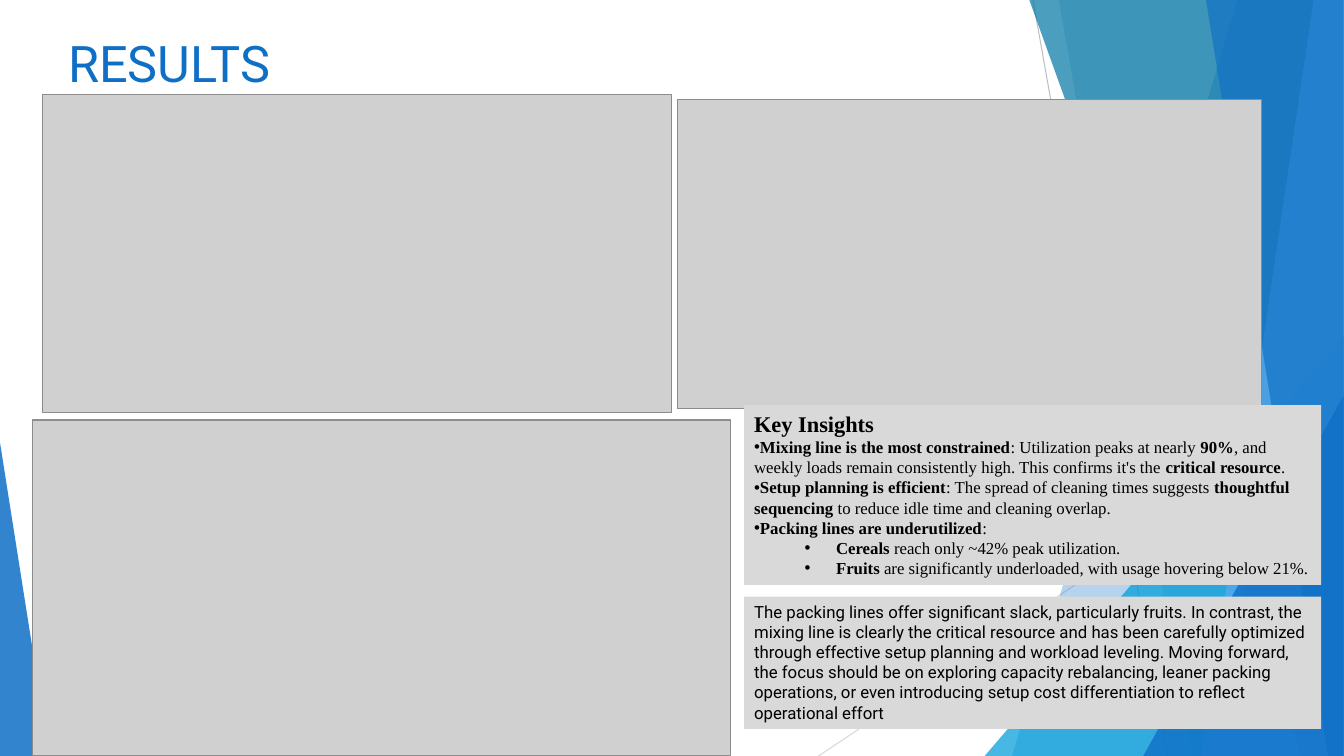
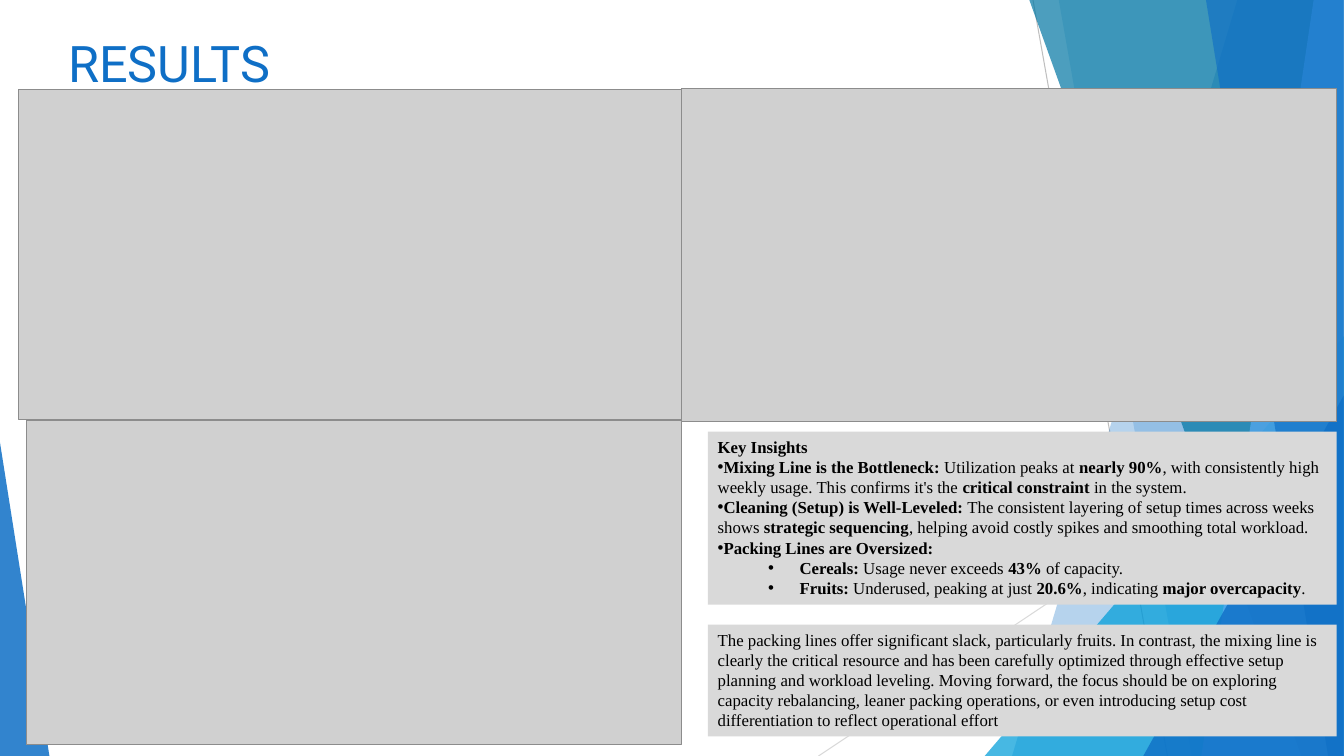
Before and after one commit to Mathildekrafft2001/Exercises-SP-25, a slide deck: slide 7 of PPS/week_5/Lab5.pptx. Drawn at 1344x756 pixels with LibreOffice and Linux fonts; fonts in the diff are those of the drawing; grey boxes stand for pictures. Boxes give left, top, right and bottom in pixels: in the first picture for what was removed or moved away, otherwise in the second. Text is boxed around its words. In the diff, an @@ line names an element or a change of style, - is before the commit and + after.

```diff
--- a/PPS/week_5/Lab5.pptx
+++ b/PPS/week_5/Lab5.pptx
@@ picture resized from (x1=678, y1=100, x2=1262, y2=409) to (x1=682, y1=89, x2=1337, y2=422) @@
@@ picture resized from (x1=42, y1=95, x2=673, y2=412) to (x1=18, y1=90, x2=682, y2=419) @@
@@ picture resized from (x1=32, y1=420, x2=731, y2=756) to (x1=26, y1=420, x2=682, y2=745) @@
@@ rectangle "Key Insights" resized from (x1=744, y1=405, x2=1321, y2=585) to (x1=708, y1=432, x2=1337, y2=605) @@
@@ text in rectangle at (x1=718, y1=441, x2=808, y2=457): size 16 to 12 pt in "Key Insights" @@
@@ text in rectangle at (x1=718, y1=461, x2=1319, y2=598): text changed @@
-• Mixing line is the most constrained: Utilization peaks at nearly 90%, and weekly loads remain consistently high. This confirms it's the critical resource.
-• Setup planning is efficient: The spread of cleaning times suggests thoughtful sequencing to reduce idle time and cleaning overlap.
-• Packing lines are underutilized:
-  • Cereals reach only ~42% peak utilization.
-  • Fruits are significantly underloaded, with usage hovering below 21%.
+• Mixing Line is the Bottleneck: Utilization peaks at nearly 90%, with consistently high weekly usage. This confirms it's the critical constraint in the system.
+• Cleaning (Setup) is Well-Leveled: The consistent layering of setup times across weeks shows strategic sequencing, helping avoid costly spikes and smoothing total workload.
+• Packing Lines are Oversized:
+  • Cereals: Usage never exceeds 43% of capacity.
+  • Fruits: Underused, peaking at just 20.6%, indicating major overcapacity.
@@ rectangle "The packing lines offer significant ..." resized from (x1=744, y1=597, x2=1321, y2=729) to (x1=708, y1=625, x2=1337, y2=737) @@
@@ rectangle "The packing lines offer significant ..." at (x1=708, y1=625, x2=1337, y2=737): font Roboto to Times New Roman @@
```
Also in this commit, not shown: 6 other slides changed, 1 slide added, 2 other files.
